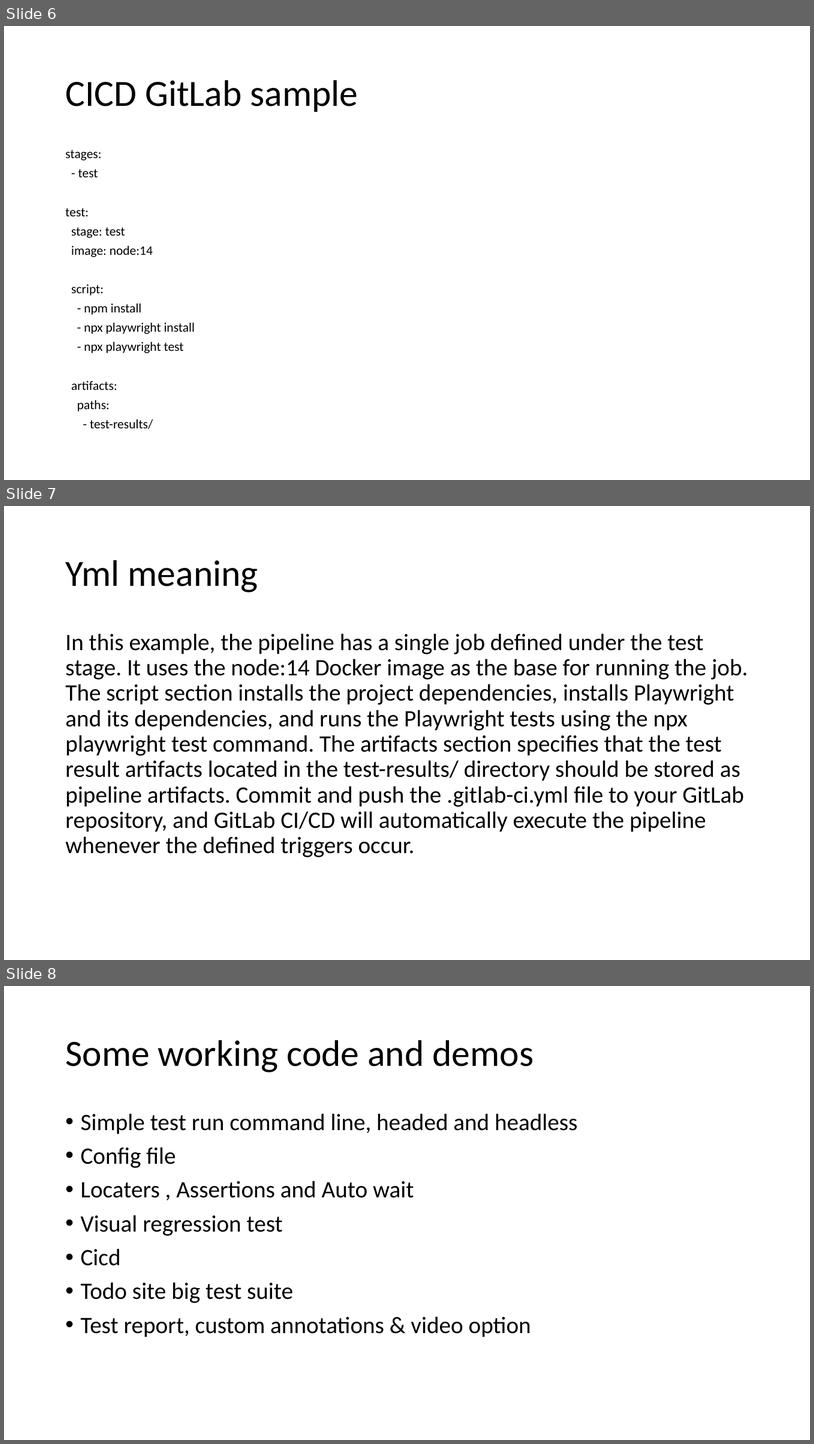
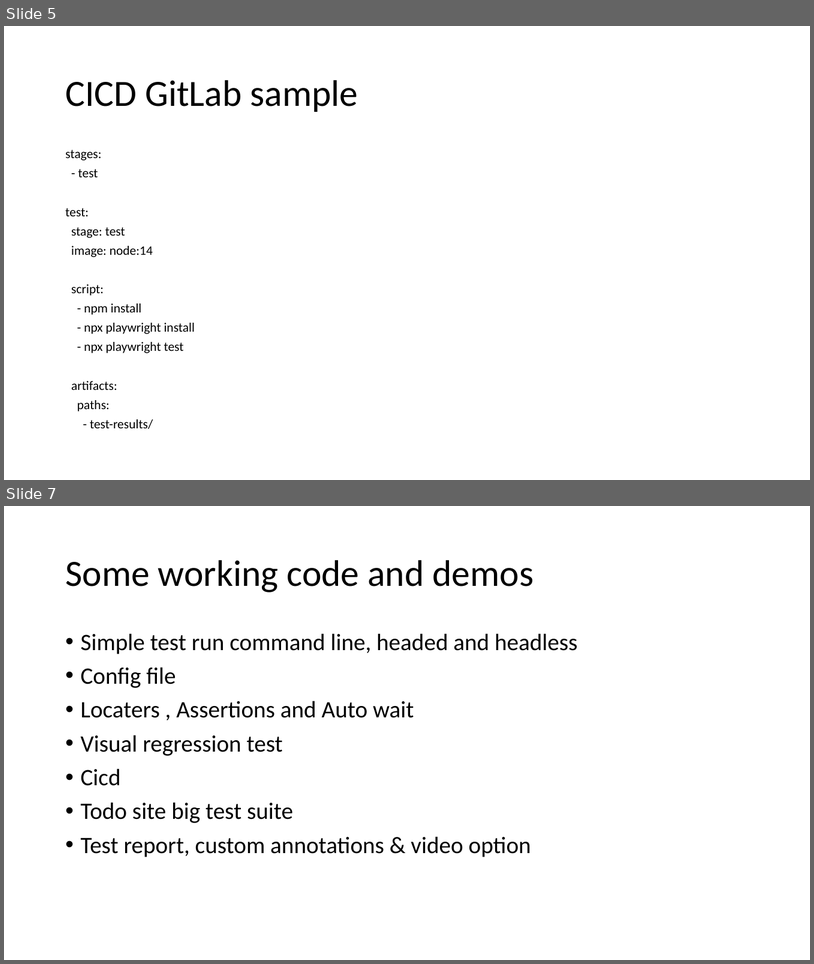
Before and after one commit to umesh-prabhu/demo1, a slide deck: playwr-ppt.pptx. Shown one above the other, each under a label of ours: slides 6, 7 and 8 before the commit, slides 5 and 7 after it; the slides between them are not shown. The pictures are 814x1444 and 814x964 pixels, drawn with LibreOffice and Linux fonts; fonts in the diff are those of the drawing. Boxes give left, top, right and bottom in pixels: in the first picture for what was removed or moved away, otherwise in the second. Text is boxed around its words. In the diff, an @@ line names an element or a change of style, - is before the commit and + after.

```diff
--- a/playwr-ppt.pptx
+++ b/playwr-ppt.pptx
@@ slide 7 removed at (x1=4, y1=506, x2=810, y2=960), background #FFFFFF @@
@@ title removed at (x1=65, y1=560, x2=258, y2=592) @@
-Yml meaning
@@ text removed at (x1=65, y1=633, x2=748, y2=857) @@
-In this example, the pipeline has a single job defined under the test stage. It uses the node:14 Docker image as the base for running the job. The script section installs the project dependencies, installs Playwright and its dependencies, and runs the Playwright tests using the npx playwright test command. The artifacts section specifies that the test result artifacts located in the test-results/ directory should be stored as pipeline artifacts. Commit and push the .gitlab-ci.yml file to your GitLab repository, and GitLab CI/CD will automatically execute the pipeline whenever the defined triggers occur.
@@ what was slide 6 is now slide 5 @@
@@ what was slide 8 is now slide 7 @@
```
Also in this commit, not shown: 2 slides changed, 4 other files.
